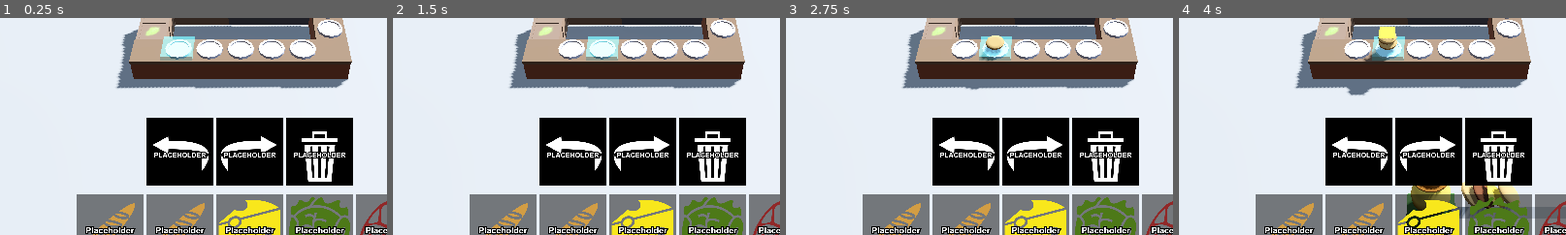
Above: before the commit, frames 1-4 (left to right).
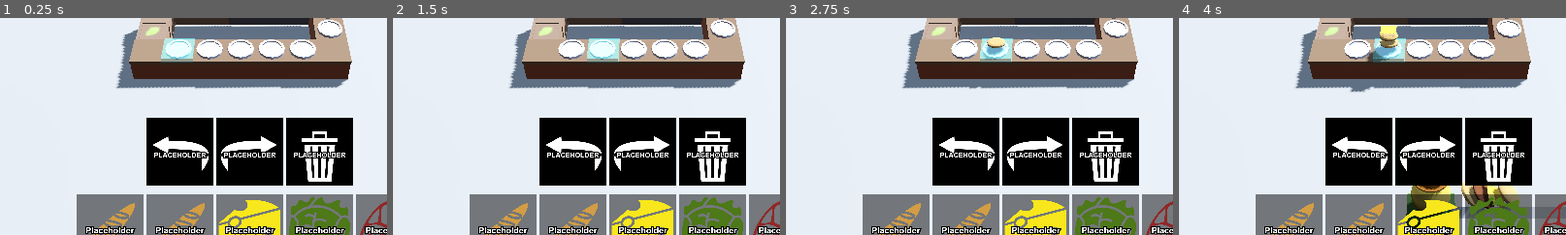
Above: after the commit, the same moments.

Repository: thewasmans/2026-game-jam-burger-truck
Game: Godot game, scene res://scenes/main.tscn
The game is run twice, just before and just after one commit, with the same random seed, the same clock (stepped at 60 frames per second) and the same inputs.
Inputs (mouse positions are % of the whole screen's width and height, from its top left):
- Up to frame 1 (0.25 s): no input
- Up to frame 2 (1.5 s): click (41, 75) at 0.5 s; click (50, 75) at 1.25 s
- Up to frame 3 (2.75 s): click (32, 92) at 2.02 s
- Up to frame 4 (4 s): click (41, 92) at 2.77 s; click (50, 92) at 3.52 s
The pictures show only the part of the screen within x 18-68%, y 44-94%; the shares and areas given below are measured in that part.

The runs differ from the first frame. In frame 1, 0.3% of the frame differs, in the area x 41-51%, y 8-21%; in frame 2, 0.3%; in frame 3, 0.5%; in frame 4, 0.8%, in the area x 43-59%, y 3-36%.

Commit message:
Revert "Placing new visible anchor"
This reverts commit db8e42d80fc4dcf6abb6caaffad3656d076c791d.

Diff:
--- a/contents/prefabs/anchor.tscn
+++ /dev/null
@@ -1,25 +0,0 @@
-[gd_scene format=3 uid="uid://dqnq63sblaykl"]
-
-[ext_resource type="Script" uid="uid://de7rvk8bdi60i" path="res://contents/prefabs/anchor_hide.gd" id="1_7vybg"]
-
-[sub_resource type="StandardMaterial3D" id="StandardMaterial3D_2hey4"]
-albedo_color = Color(7.70092e-07, 0.5814435, 0.7910857, 1)
-
-[sub_resource type="CylinderMesh" id="CylinderMesh_7vybg"]
-
-[sub_resource type="SphereMesh" id="SphereMesh_ujenu"]
-
-[node name="Node3D" type="Node3D" unique_id=2005341662 node_paths=PackedStringArray("anchor_pole", "anchor_sphere")]
-script = ExtResource("1_7vybg")
-anchor_pole = NodePath("MeshInstance3D")
-anchor_sphere = NodePath("MeshInstance3D2")
-
-[node name="MeshInstance3D" type="MeshInstance3D" parent="." unique_id=323081268]
-transform = Transform3D(0.2, 0, 0, 0, 0.2, 0, 0, 0, 0.2, 0, 0, 0)
-material_override = SubResource("StandardMaterial3D_2hey4")
-mesh = SubResource("CylinderMesh_7vybg")
-
-[node name="MeshInstance3D2" type="MeshInstance3D" parent="." unique_id=382013893]
-transform = Transform3D(0.35, 0, 0, 0, 0.35, 0, 0, 0, 0.35, 0, 0.27012682, 0)
-material_override = SubResource("StandardMaterial3D_2hey4")
-mesh = SubResource("SphereMesh_ujenu")
--- a/contents/prefabs/anchor_hide.gd
+++ /dev/null
@@ -1,11 +0,0 @@
-extends Node3D
-class_name AnchorHide
-
-
-@export var anchor_pole: MeshInstance3D
-@export var anchor_sphere: MeshInstance3D
-
-
-func _ready() -> void:
-	anchor_pole.hide()
-	anchor_sphere.hide()
--- a/scenes/main.tscn
+++ b/scenes/main.tscn
@@ -26,7 +26,6 @@
 [ext_resource type="PackedScene" uid="uid://cnqxm7mb2fw5c" path="res://contents/vfx/smoke_vfx.tscn" id="20_pm3ni"]
 [ext_resource type="PackedScene" uid="uid://0xjac1r22bli" path="res://contents/3d/kitchen/stove/stove.gltf" id="21_vxglm"]
 [ext_resource type="PackedScene" uid="uid://nv67orp1v886" path="res://scenes/selector.tscn" id="22_y6deb"]
-[ext_resource type="PackedScene" uid="uid://dqnq63sblaykl" path="res://contents/prefabs/anchor.tscn" id="24_vxglm"]
 
 [sub_resource type="Resource" id="Resource_2wyq8"]
 script = ExtResource("19_og1vs")
@@ -66,7 +65,7 @@
 burgers_data = Array[ExtResource("2_jkv2x")]([ExtResource("3_jbj1t"), ExtResource("4_muem4"), ExtResource("5_dp3eg"), ExtResource("6_0ld40"), ExtResource("7_gqmmt"), ExtResource("8_yc10j"), ExtResource("9_jscy8"), ExtResource("10_pm3ni"), ExtResource("11_y6deb"), ExtResource("12_og1vs")])
 ingredients_data = Array[ExtResource("13_pm3ni")]([ExtResource("14_y6deb"), ExtResource("15_og1vs"), ExtResource("16_2wyq8"), ExtResource("17_vxglm"), ExtResource("19_yq6so")])
 anchor_plates = [NodePath("Level/Kitchen/AnchorPlateFood/AnchorPlate01"), NodePath("Level/Kitchen/AnchorPlateFood/Ancho …(182 unchanged characters)…
-anchor_plates_clients = [NodePath("Level/Kitchen/AnchorPlateClients/AnchorClient01"), NodePath("Level/Kitchen/AnchorPlateClients/AnchorClient02"), NodePath("Level/Kitchen/AnchorPlateClients/AnchorClient03"), NodePath("Level/Kitchen/AnchorPlateClients/AnchorClient04"), NodePath("Level/Kitchen/AnchorPlateClients/AnchorClient05")]
+anchor_plates_clients = [NodePath("Level/Kitchen/AnchorPlateClients/AnchorPlate08"), NodePath("Level/Kitchen/AnchorPlateClients/AnchorPlate09"), NodePath("Level/Kitchen/AnchorPlateClients/AnchorPlate10"), NodePath("Level/Kitchen/AnchorPlateClients/AnchorPlate11"), NodePath("Level/Kitchen/AnchorPlateClients/AnchorPlate12")]
 plate_selector = NodePath("Level/Selector")
 vfx_burger_disappear = NodePath("Level/Kitchen/AnchorPlateFood/VFX Burger Disappear/GPUParticles3D")
 furnitures = Array[ExtResource("19_og1vs")]([SubResource("Resource_2wyq8")])
@@ -97,37 +96,43 @@
 [node name="VFX Burger Disappear" parent="Level/Kitchen/AnchorPlateFood" unique_id=869497307 instance=ExtResource("20_pm3ni")]
 transform = Transform3D(-1, 0, 8.742278e-08, 0, 1, 0, -8.742278e-08, 0, -1, -0.09317541, 1.1247842, 1.7059641)
 
-[node name="AnchorPlate01" parent="Level/Kitchen/AnchorPlateFood" unique_id=2005341662 instance=ExtResource("24_vxglm")]
-transform = Transform3D(-1, -2.7300837e-08, 8.305062e-08, 0, 0.9499884, 0.31228518, -8.742278e-08, 0.31228518, -0.9499884, -2.0235007, 1.0324961, 1.5875225)
+[node name="AnchorPlate01" type="Node3D" parent="Level/Kitchen/AnchorPlateFood" unique_id=124030163]
+transform = Transform3D(1, 0, 0, 0, 1, 0, 0, 0, 1, -2.001902, 0.97140896, 1.603271)
 
-[node name="AnchorPlate02" parent="Level/Kitchen/AnchorPlateFood" unique_id=2103294591 instance=ExtResource("24_vxglm")]
-transform = Transform3D(-1, -2.7300837e-08, 8.305062e-08, 0, 0.9499884, 0.31228518, -8.742278e-08, 0.31228518, -0.9499884, -1.0000496, 1.0324961, 1.5875225)
+[node name="AnchorPlate02" type="Node3D" parent="Level/Kitchen/AnchorPlateFood" unique_id=200803847]
+transform = Transform3D(1, 0, 0, 0, 1, 0, 0, 0, 1, -0.9709521, 0.97140896, 1.603271)
 
-[node name="AnchorPlate03" parent="Level/Kitchen/AnchorPlateFood" unique_id=119094868 instance=ExtResource("24_vxglm")]
-transform = Transform3D(-1, -2.7300837e-08, 8.305062e-08, 0, 0.9499884, 0.31228518, -8.742278e-08, 0.31228518, -0.9499884, 0.01587832, 1.0324961, 1.5875225)
+[node name="AnchorPlate03" type="Node3D" parent="Level/Kitchen/AnchorPlateFood" unique_id=1540901818]
+transform = Transform3D(1, 0, 0, 0, 1, 0, 0, 0, 1, -0.0007827282, 0.97140896, 1.603271)
 
-[node name="AnchorPlate04" parent="Level/Kitchen/AnchorPlateFood" unique_id=15618722 instance=ExtResource("24_vxglm")]
-transform = Transform3D(-1, -2.7300837e-08, 8.305062e-08, 0, 0.9499884, 0.31228518, -8.742278e-08, 0.31228518, -0.9499884, 1.013045, 1.0324961, 1.5875225)
+[node name="AnchorPlate04" type="Node3D" parent="Level/Kitchen/AnchorPlateFood" unique_id=1061810154]
+transform = Transform3D(1, 0, 0, 0, 1, 0, 0, 0, 1, 1.0012841, 0.97140896, 1.603271)
 
-[node name="AnchorPlate05" parent="Level/Kitchen/AnchorPlateFood" unique_id=151056600 instance=ExtResource("24_vxglm")]
-transform = Transform3D(-1, -2.7300837e-08, 8.305062e-08, 0, 0.9499884, 0.31228518, -8.742278e-08, 0.31228518, -0.9499884, 1.9977374, 1.0324961, 1.5875225)
+[node name="AnchorPlate05" type="Node3D" parent="Level/Kitchen/AnchorPlateFood" unique_id=1882925386]
+transform = Transform3D(1, 0, 0, 0, 1, 0, 0, 0, 1, 2.0318427, 0.97140896, 1.603271)
+
+[node name="AnchorPlate06" type="Node3D" parent="Level/Kitchen/AnchorPlateFood" unique_id=1019934734]
+transform = Transform3D(1, 0, 0, 0, 1, 0, 0, 0, 1, 3.0307477, 1.2293506, 0.6174693)
+
+[node name="AnchorPlate07" type="Node3D" parent="Level/Kitchen/AnchorPlateFood" unique_id=2115886505]
+transform = Transform3D(1, 0, 0, 0, 1, 0, 0, 0, 1, 3.0307477, 1.4226, -0.35319567)
 
 [node name="AnchorPlateClients" type="Node3D" parent="Level/Kitchen" unique_id=425371094]
 
-[node name="AnchorClient01" parent="Level/Kitchen/AnchorPlateClients" unique_id=65175567 instance=ExtResource("24_vxglm")]
-transform = Transform3D(-1, 2.4470896e-09, 8.738853e-08, 0, 0.9996082, -0.027991444, -8.742278e-08, -0.027991444, -0.9996082, -1.9325514, 0.37554455, 3.048413)
+[node name="AnchorPlate08" type="Node3D" parent="Level/Kitchen/AnchorPlateClients" unique_id=499575583]
+transform = Transform3D(1, 0, 0, 0, 1, 0, 0, 0, 1, -2.0019019, 0.40174246, 2.6469977)
 
-[node name="AnchorClient02" parent="Level/Kitchen/AnchorPlateClients" unique_id=1417876902 instance=ExtResource("24_vxglm")]
-transform = Transform3D(-1, 2.4470896e-09, 8.738853e-08, 0, 0.9996082, -0.027991444, -8.742278e-08, -0.027991444, -0.9996082, -0.9322241, 0.37554455, 3.0484133)
+[node name="AnchorPlate09" type="Node3D" parent="Level/Kitchen/AnchorPlateClients" unique_id=1653963282]
+transform = Transform3D(1, 0, 0, 0, 1, 0, 0, 0, 1, -0.97095233, 0.40174246, 2.646998)
 
-[node name="AnchorClient03" parent="Level/Kitchen/AnchorPlateClients" unique_id=2072164188 instance=ExtResource("24_vxglm")]
-transform = Transform3D(-1, 2.4470896e-09, 8.738853e-08, 0, 0.9996082, -0.027991444, -8.742278e-08, -0.027991444, -0.9996082, 0.054030955, 0.37554455, 3.0484133)
+[node name="AnchorPlate10" type="Node3D" parent="Level/Kitchen/AnchorPlateClients" unique_id=937849001]
+transform = Transform3D(1, 0, 0, 0, 1, 0, 0, 0, 1, -0.0007828176, 0.40174246, 2.646998)
 
-[node name="AnchorClient04" parent="Level/Kitchen/AnchorPlateClients" unique_id=1044366058 instance=ExtResource("24_vxglm")]
-transform = Transform3D(-1, 2.4470896e-09, 8.738853e-08, 0, 0.9996082, -0.027991444, -8.742278e-08, -0.027991444, -0.9996082, 1.0779842, 0.37554455, 3.0484133)
+[node name="AnchorPlate11" type="Node3D" parent="Level/Kitchen/AnchorPlateClients" unique_id=1496209612]
+transform = Transform3D(1, 0, 0, 0, 1, 0, 0, 0, 1, 1.001284, 0.40174246, 2.646998)
 
-[node name="AnchorClient05" parent="Level/Kitchen/AnchorPlateClients" unique_id=2063401319 instance=ExtResource("24_vxglm")]
-transform = Transform3D(-1, 2.4470896e-09, 8.738853e-08, 0, 0.9996082, -0.027991444, -8.742278e-08, -0.027991444, -0.9996082, 2.0266836, 0.37554455, 3.0484135)
+[node name="AnchorPlate12" type="Node3D" parent="Level/Kitchen/AnchorPlateClients" unique_id=1285739853]
+transform = Transform3D(1, 0, 0, 0, 1, 0, 0, 0, 1, 2.0318427, 0.40174246, 2.6469982)
 
 [node name="Selector" parent="Level" unique_id=375739968 instance=ExtResource("22_y6deb")]
 transform = Transform3D(1, 0, 0, 0, 0.980782, 0.19510747, 0, -0.19510747, 0.980782, 0.31791592, 0.8635261, 4.795539)
Not shown, removed: contents/prefabs/anchor_hide.gd.uid
